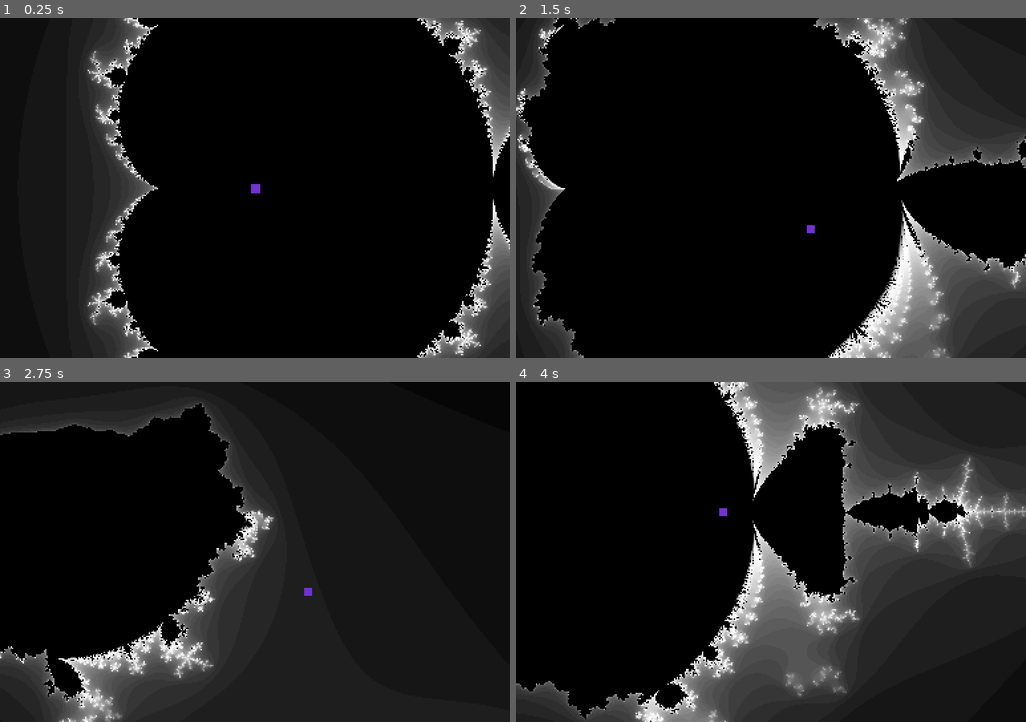
Above: before the commit, frames 1-4 (two rows, left to right).
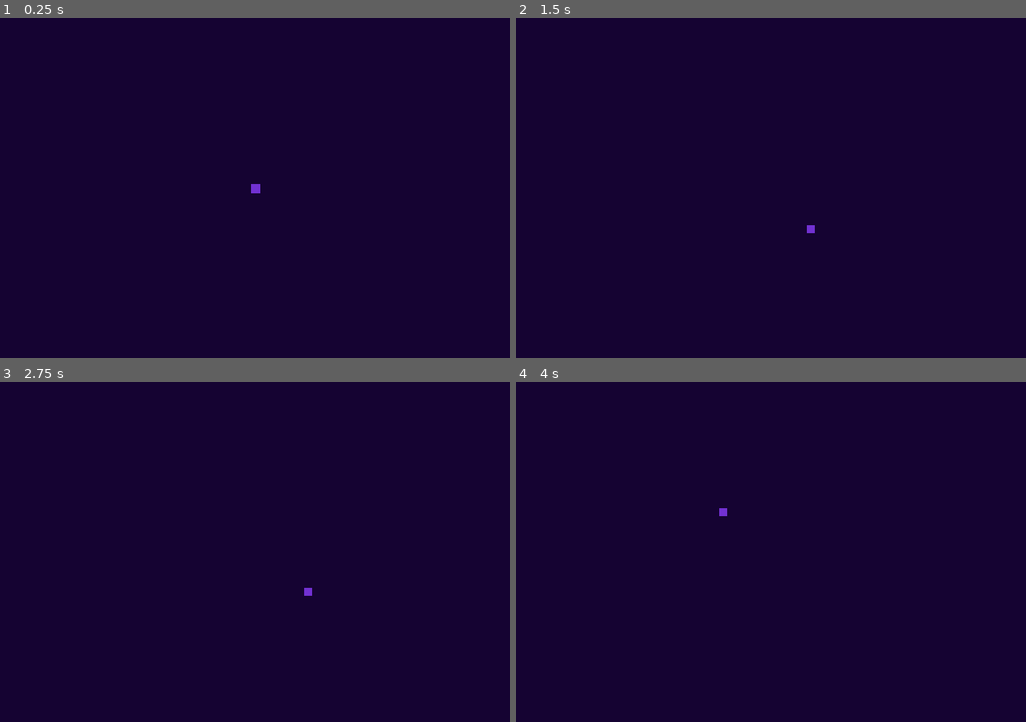
Above: after the commit, the same moments.

Repository: electricsheap/Amikz
Game: Godot game, scene res://scenes/Main.tscn
Two runs of this game, one before a commit and one after it. Both use one fixed random seed, a clock stepped at 60 frames per second and the inputs below.
Inputs:
- Up to frame 1 (0.25 s): no input
- Up to frame 2 (1.5 s): tap Enter at 0.5 s; hold Right (ui_right) 0.53-1.28 s; hold Down (ui_down) from 1.28 s (still down)
- Up to frame 3 (2.75 s): release Down (ui_down) at 2.03 s; hold Right (ui_right) from 2.03 s (still down)
- Up to frame 4 (4 s): release Right (ui_right) at 2.78 s; hold Up (ui_up) 2.78-3.53 s; hold Left (ui_left) from 3.53 s (still down)

The runs differ from the first frame. In frame 1, 100% of the frame differs, in the area x 0-100%, y 0-100%; in frame 2, 100%; in frame 3, 100%; in frame 4, 100%.

Commit message:
added cube mandelbrot set capabilities to the frac shader

Diff:
--- a/resources/shaders/frac.shader
+++ b/resources/shaders/frac.shader
@@ -5,7 +5,8 @@
 uniform float zoom;
 uniform bool which;
 uniform sampler2D tex;
-
+uniform float power;
+const float TAU = 6.283185307179586;
 
 int julia( vec2 z ) {
     int i;
@@ -28,8 +29,20 @@
 	vec2 z = var;
 
 	for(i=0; i<iter; i++) {
+		// squared
 		float x = (z.x * z.x - z.y * z.y) + c.x;
 		float y = (z.y * z.x + z.x * z.y) + c.y;
+
+		// cubed
+//		float y = (( z.y * z.y * z.y ) - ( 3.0 * z.y * z.x * z.x )) - c.y;
+//		float x = (( 3.0 * z.y * z.y * z.x ) - ( z.x * z.x * z.x )) - c.x;
+
+		// nth power
+
+//		float t = (z.x <= 0.0) ? ( 2.0 * atan(z.y/z.x)) : ( TAU/2.0 );
+//		float r = sqrt(( z.x * z.x ) + ( z.y * z.y ));
+//		float y = pow(r, 2.0) * cos( t );
+//		float x = pow(r, 2.0) * sin( t );
 
 		if((x * x + y * y) > 4.0) break;
 		z.x = x;
@@ -49,12 +62,12 @@
 
 	int i;
 	if (which) {
-		i = julia( UV * zoom + where );
+		i = julia( UV / zoom + where );
 	} else {
-		i = brot( UV * zoom + where );
+		i = brot( UV / zoom + where );
 	}
 
-	COLOR.rgba = texture(tex, abs(sin(vec2(6.283185307179586 * (i == iter ? 0.0 : float(i)) / 200.0))), 0.0);
+	COLOR.rgba = texture(tex, sin( vec2( TAU * float(i) / 200.0 )));
 //	vec3( (is_set) ? 0.0 : 1.0 );
 }
 
--- a/scenes/objects/Frac.tscn
+++ b/scenes/objects/Frac.tscn
@@ -3,22 +3,25 @@
 [ext_resource path="res://resources/shaders/frac.shader" type="Shader" id=1]
 [ext_resource path="res://resources/textures/blank.png" type="Texture" id=2]
 
-[sub_resource type="Gradient" id=2]
+[sub_resource type="Gradient" id=1]
+offsets = PoolRealArray( 0, 0.13198, 0.373096, 0.626904, 0.832487, 1 )
+colors = PoolColorArray( 0.0876519, 0.0187616, 0.203876, 1, 0.19817, 0.0424176, 0.460938, 1, 0.357145, 0.100038, 0.428331, 1, 0.709043, 0.243354, 0.195748, 1, 0.791074, 0.520068, 0.118095, 1, 0.869199, 0.761126, 0.456818, 1 )
 
-[sub_resource type="GradientTexture" id=3]
-gradient = SubResource( 2 )
+[sub_resource type="GradientTexture" id=2]
+gradient = SubResource( 1 )
 
-[sub_resource type="ShaderMaterial" id=1]
+[sub_resource type="ShaderMaterial" id=3]
 shader = ExtResource( 1 )
-shader_param/iter = 100
-shader_param/var = null
-shader_param/where = null
-shader_param/zoom = 2.0
+shader_param/iter = 222
+shader_param/var = Vector2( -0.556, -1.022 )
+shader_param/where = Vector2( 0.388, -0.274 )
+shader_param/zoom = 0.0
 shader_param/which = false
-shader_param/tex = SubResource( 3 )
+shader_param/power = 2.0
+shader_param/tex = SubResource( 2 )
 
 [node name="Frac" type="Polygon2D"]
-material = SubResource( 1 )
+material = SubResource( 3 )
 texture = ExtResource( 2 )
 polygon = PoolVector2Array( -1, -1, -1, 1, 1, 1, 1, -1 )
 uv = PoolVector2Array( 1, 1, 1, -1, -1, -1, -1, 1 )
